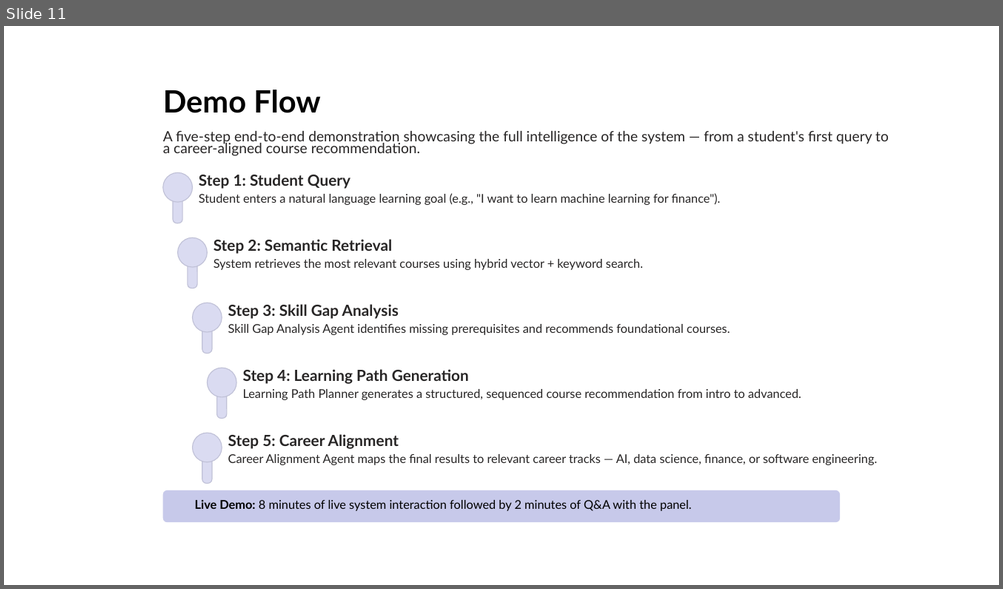
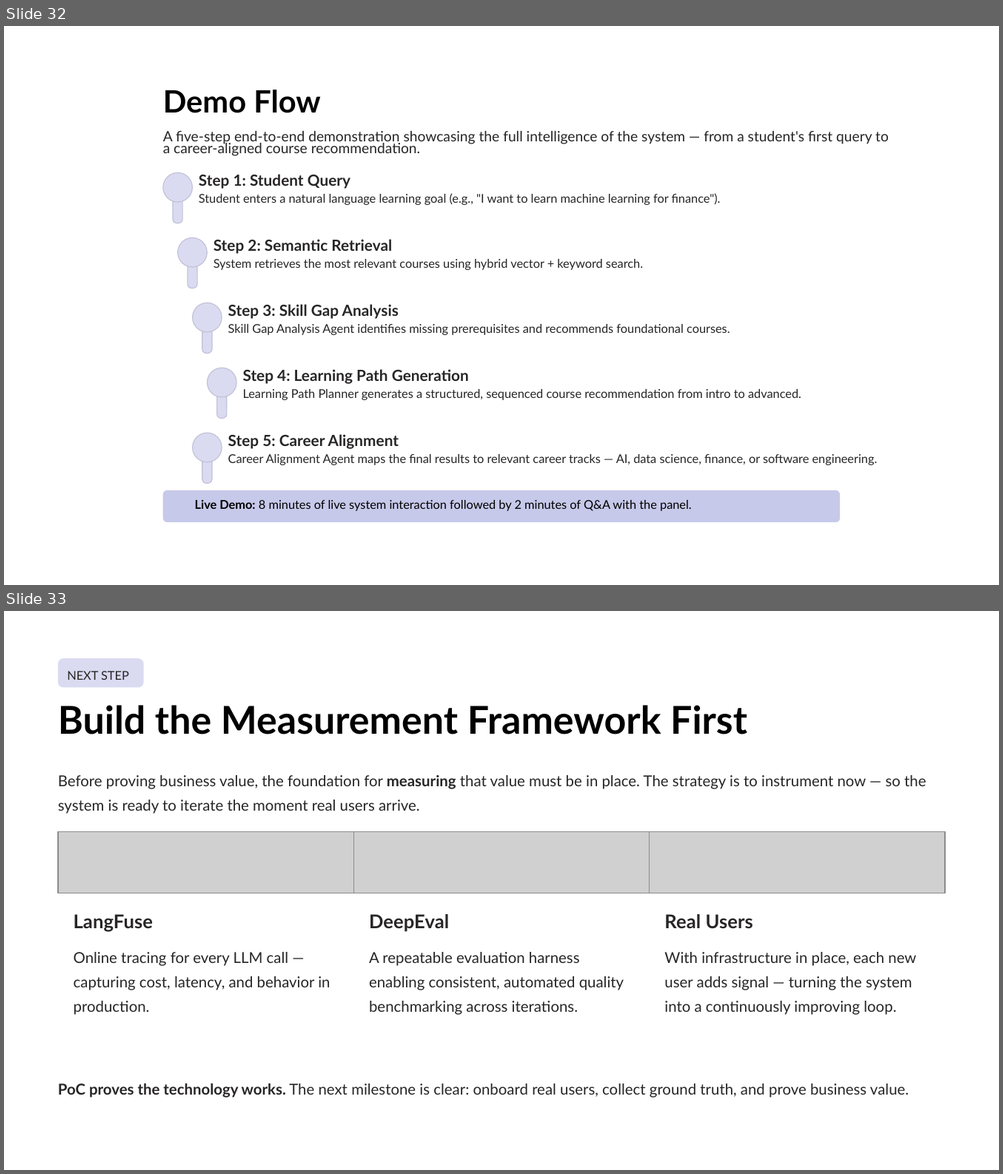
Before and after one commit to YuichiYamazaki-source/Capstone, a slide deck: docs/presentation/capstone_presentation.pptx. Shown one above the other, each under a label of ours: slide 11 before the commit, slides 32 and 33 after it. The pictures are 1003x589 and 1003x1174 pixels, drawn with LibreOffice and Linux fonts; fonts in the diff are those of the drawing; grey boxes stand for pictures; background and template pictures are left out. Boxes give left, top, right and bottom in pixels: in the first picture for what was removed or moved away, otherwise in the second. Text is boxed around its words. In the diff, an @@ line names an element or a change of style, - is before the commit and + after.

```diff
--- a/docs/presentation/capstone_presentation.pptx
+++ b/docs/presentation/capstone_presentation.pptx
@@ slide 33 added at (4, 611, 999, 1170), background #FFFFFF; not listed: 1 template element that a slide beside it also shows @@
@@ rounded rectangle added at (58, 659, 143, 687), fill #DADBF1 @@
@@ text added at (67, 671, 129, 680), 8.8 pt, text #272525 @@
+NEXT STEP
@@ text added at (58, 705, 747, 735), 27.8 pt, text #000000, bold @@
+Build the Measurement Framework First
@@ text added at (58, 775, 925, 814), 10.9 pt, text #272525 @@
+Before proving business value, the foundation for measuring that value must be in place. The strategy is to instrument now — so the system is ready to iterate the moment real users arrive.
@@ picture added at (58, 832, 353, 894) @@
@@ picture added at (353, 832, 649, 894) @@
@@ picture added at (649, 832, 945, 894) @@
@@ text added at (74, 914, 153, 932), 13.8 pt, text #272525, bold @@
+LangFuse
@@ text added at (369, 914, 449, 932), 13.8 pt, text #272525, bold @@
+DeepEval
@@ text added at (664, 914, 753, 928), 13.8 pt, text #272525, bold @@
+Real Users
@@ text added at (74, 952, 330, 1015), 10.9 pt, text #272525 @@
+Online tracing for every LLM call — capturing cost, latency, and behavior in production.
@@ text added at (369, 952, 623, 1015), 10.9 pt, text #272525 @@
+A repeatable evaluation harness enabling consistent, automated quality benchmarking across iterations.
@@ text added at (664, 952, 916, 1015), 10.9 pt, text #272525 @@
+With infrastructure in place, each new user adds signal — turning the system into a continuously improving loop.
@@ text added at (58, 1084, 908, 1098), 10.9 pt, text #272525 @@
+PoC proves the technology works. The next milestone is clear: onboard real users, collect ground truth, and prove business value.
@@ what was slide 11 is now slide 32 @@
```
Also in this commit, not shown: 6 slides changed, 5 other slides added, 4 other files.
